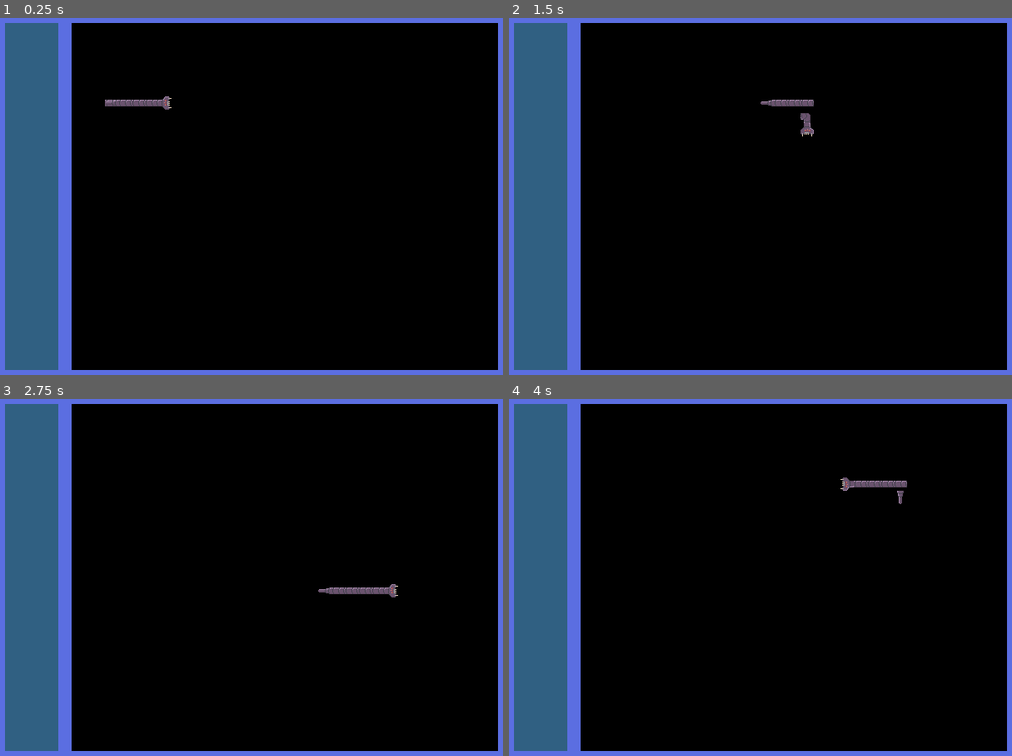
Above: before the commit, frames 1-4 (two rows, left to right).
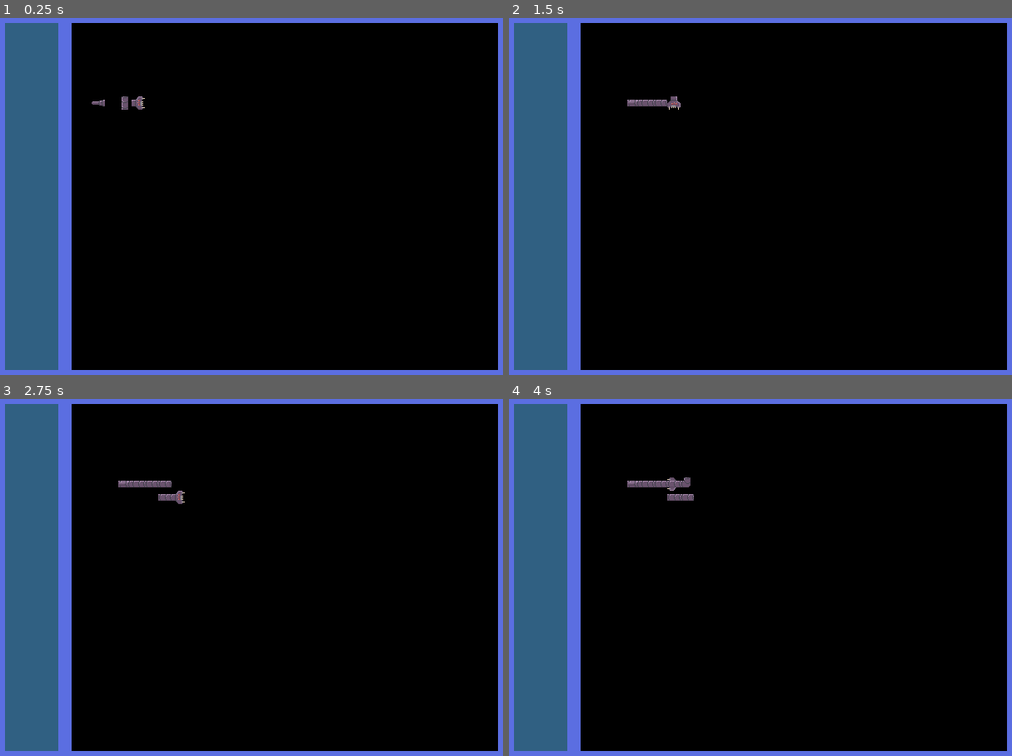
Above: after the commit, the same moments.

Repository: Isaac-Salas/BigMode-GameJam-2025
Game: Godot game, scene res://Scenes/Levels/Snake-Level/node_2d.tscn
Same seed, same stepped clock (60 frames per second), same inputs: the game is played once before the commit and once after it. This scene is started directly instead of the project's main scene.
Inputs:
- Up to frame 1 (0.25 s): no input
- Up to frame 2 (1.5 s): hold Right (ui_right) 0.53-1.28 s; hold Down (ui_down) from 1.28 s (still down)
- Up to frame 3 (2.75 s): release Down (ui_down) at 2.03 s; hold Right (ui_right) from 2.03 s (still down)
- Up to frame 4 (4 s): release Right (ui_right) at 2.78 s; hold Up (ui_up) 2.78-3.53 s; hold Left (ui_left) from 3.53 s (still down)

The runs differ from the first frame. In frame 1, 0.3% of the frame differs, in the area x 18-35%, y 21-26%; in frame 2, 0.5%; in frame 3, 0.6%; in frame 4, 0.7%, in the area x 23-80%, y 21-30%.

Commit message:
Snakedone!!!

Diff:
--- a/Scenes/Levels/Snake-Level/Segment/segment.tscn
+++ b/Scenes/Levels/Snake-Level/Segment/segment.tscn
@@ -37,13 +37,13 @@
 atlas = ExtResource("2_x7k8y")
 region = Rect2(0, 16, 16, 16)
 
-[sub_resource type="AtlasTexture" id="AtlasTexture_mnlvb"]
+[sub_resource type="AtlasTexture" id="AtlasTexture_eadvq"]
 atlas = ExtResource("2_x7k8y")
-region = Rect2(48, 0, 16, 16)
+region = Rect2(32, 48, 16, 16)
 
-[sub_resource type="AtlasTexture" id="AtlasTexture_0xspk"]
+[sub_resource type="AtlasTexture" id="AtlasTexture_x7apw"]
 atlas = ExtResource("2_x7k8y")
-region = Rect2(0, 0, 16, 16)
+region = Rect2(48, 48, 16, 16)
 
 [sub_resource type="SpriteFrames" id="SpriteFrames_xobmn"]
 animations = [{
@@ -51,7 +51,7 @@
 "duration": 1.0,
 "texture": SubResource("AtlasTexture_xgg13")
 }],
-"loop": true,
+"loop": false,
 "name": &"Eat",
 "speed": 5.0
 }, {
@@ -59,7 +59,7 @@
 "duration": 1.0,
 "texture": SubResource("AtlasTexture_786rf")
 }],
-"loop": true,
+"loop": false,
 "name": &"Eat-turn",
 "speed": 5.0
 }, {
@@ -67,7 +67,7 @@
 "duration": 1.0,
 "texture": SubResource("AtlasTexture_u6udy")
 }],
-"loop": true,
+"loop": false,
 "name": &"Idle_down",
 "speed": 5.0
 }, {
@@ -75,7 +75,7 @@
 "duration": 1.0,
 "texture": SubResource("AtlasTexture_gqftv")
 }],
-"loop": true,
+"loop": false,
 "name": &"Idle_left",
 "speed": 5.0
 }, {
@@ -83,7 +83,7 @@
 "duration": 1.0,
 "texture": SubResource("AtlasTexture_jhmvs")
 }],
-"loop": true,
+"loop": false,
 "name": &"Idle_right",
 "speed": 5.0
 }, {
@@ -91,7 +91,7 @@
 "duration": 1.0,
 "texture": SubResource("AtlasTexture_uw5yx")
 }],
-"loop": true,
+"loop": false,
 "name": &"Idle_up",
 "speed": 5.0
 }, {
@@ -99,7 +99,7 @@
 "duration": 1.0,
 "texture": SubResource("AtlasTexture_jjvo8")
 }],
-"loop": true,
+"loop": false,
 "name": &"Turn_Down_left",
 "speed": 5.0
 }, {
@@ -107,30 +107,30 @@
 "duration": 1.0,
 "texture": SubResource("AtlasTexture_bdej3")
 }],
-"loop": true,
+"loop": false,
 "name": &"Turn_Down_right",
 "speed": 5.0
 }, {
 "frames": [{
 "duration": 1.0,
-"texture": SubResource("AtlasTexture_mnlvb")
+"texture": SubResource("AtlasTexture_eadvq")
 }],
-"loop": true,
+"loop": false,
 "name": &"Turn_Up_left",
 "speed": 5.0
 }, {
 "frames": [{
 "duration": 1.0,
-"texture": SubResource("AtlasTexture_0xspk")
+"texture": SubResource("AtlasTexture_x7apw")
 }],
-"loop": true,
+"loop": false,
 "name": &"Turn_Up_right",
 "speed": 5.0
 }]
 
 [node name="Segment" type="AnimatedSprite2D"]
 sprite_frames = SubResource("SpriteFrames_xobmn")
-animation = &"Turn_Down_right"
+animation = &"Idle_up"
 script = ExtResource("2_1m6uv")
 
 [node name="Timer" type="Timer" parent="."]
--- a/Scenes/Levels/Snake-Level/Snake/snake.tscn
+++ b/Scenes/Levels/Snake-Level/Snake/snake.tscn
@@ -50,29 +50,13 @@
 frame_progress = 0.472859
 
 [node name="Segment" parent="." instance=ExtResource("2_ud2qt")]
-animation = &"Idle_left"
-
-[node name="Segment2" parent="." instance=ExtResource("2_ud2qt")]
-position = Vector2(-16, 0)
-animation = &"Idle_left"
-index = 1
-
-[node name="Segment3" parent="." instance=ExtResource("2_ud2qt")]
-position = Vector2(-16, 0)
-animation = &"Idle_left"
-index = 2
-
-[node name="Segment4" parent="." instance=ExtResource("2_ud2qt")]
-position = Vector2(-16, 0)
-animation = &"Idle_left"
-index = 3
 
 [node name="Tail" type="AnimatedSprite2D" parent="." groups=["Tail"]]
 position = Vector2(-32, 0)
 sprite_frames = SubResource("SpriteFrames_kh7h1")
 
 [node name="Timer" type="Timer" parent="."]
-wait_time = 0.1
+wait_time = 0.6
 autostart = true
 
 [connection signal="timeout" from="Timer" to="." method="_on_timer_timeout"]
--- a/Scenes/Levels/Snake-Level/node_2d.tscn
+++ b/Scenes/Levels/Snake-Level/node_2d.tscn
@@ -1,7 +1,8 @@
-[gd_scene load_steps=3 format=3 uid="uid://ctj7o5n7a3eo3"]
+[gd_scene load_steps=4 format=3 uid="uid://ctj7o5n7a3eo3"]
 
 [ext_resource type="Texture2D" uid="uid://uyk2lxb3ac1t" path="res://Assets/Backgrounds/Snake/Jellytext.png" id="1_0d2j8"]
 [ext_resource type="PackedScene" uid="uid://btrdct8207ogu" path="res://Scenes/Levels/Snake-Level/Snake/snake.tscn" id="2_5b5ta"]
+[ext_resource type="Script" path="res://Scripts/SnakeLevel/HUD.gd" id="3_e2cg3"]
 
 [node name="Tablero" type="Node2D"]
 
@@ -11,3 +12,15 @@
 
 [node name="Snake" parent="." instance=ExtResource("2_5b5ta")]
 position = Vector2(160, 128)
+
+[node name="HUD" type="Control" parent="."]
+layout_mode = 3
+anchors_preset = 0
+offset_right = 40.0
+offset_bottom = 40.0
+script = ExtResource("3_e2cg3")
+
+[node name="Label" type="Label" parent="HUD"]
+layout_mode = 0
+offset_right = 40.0
+offset_bottom = 23.0
--- /dev/null
+++ b/Scripts/SnakeLevel/HUD.gd
@@ -0,0 +1,11 @@
+extends Control
+
+
+# Called when the node enters the scene tree for the first time.
+func _ready():
+	pass # Replace with function body.
+
+
+# Called every frame. 'delta' is the elapsed time since the previous frame.
+func _process(delta):
+	pass
--- a/Scripts/SnakeLevel/snake.gd
+++ b/Scripts/SnakeLevel/snake.gd
@@ -11,6 +11,10 @@
 @onready var prevsegment
 @onready var selectedpiece : int = 1
 @onready var starturning: bool = false
+@onready var comparison
+@onready var segments
+@onready var score
+const SEGMENT = preload("res://Scenes/Levels/Snake-Level/Segment/segment.tscn")
 # Called when the node enters the scene tree for the first time.
 func _ready():
 	for i in self.get_children():
@@ -18,7 +22,11 @@
 	#print(pieces)
 	currentdir =  Vector2(1,0)
 	snakesize = pieces.size()
+	segments = pieces[selectedpiece]
+	score = snakesize - 3
+	comparison = head.position - previoushead
 
+	add_segment(segment, 10)
 
 # Called every frame. 'delta' is the elapsed time since the previous frame.
 func _process(delta):
@@ -50,55 +58,67 @@
 
 
 func _on_timer_timeout():
-	var comparison = head.position - previoushead
+	comparison = head.position - previoushead
+	segments = pieces[selectedpiece]
 	print(comparison,currentdir)
-
+	print(segments)
 	#print(starturning)
 	match starturning:
 		true:
-			var segment = pieces[selectedpiece]
+
 			match currentdir:
 				Vector2(-1,0):
 					pass
 				Vector2(1,0):
 					pass
 				Vector2(0,-1): #Arriba
-					if comparison.x < 0:
-						segment.play("Turn_Down_right")
-					elif comparison.x > 0:
-						segment.play("Turn_Down_left")
+					if comparison.x < 0: #Arriba moviendose a la Izq
+						segments = pieces[1]
+						segments.play("Turn_Up_left")
+					elif comparison.x > 0: #Arriba moviendose a la der
+						segments = pieces[1]
+						segments.play("Turn_Up_right")
+					elif comparison.x == 0:
+						if selectedpiece > 1:
+							var modsegment = pieces[selectedpiece-1]
+							modsegment.stop()
+							modsegment.play("Idle_up")
+							print("Cambiando para arriba")
 
 
 				Vector2(0,1): #Abajo
 					if comparison.x < 0:
-						segment.play("Turn_Up_right")
+						#segment.play("Turn_Up_right")
+						pass
 					elif comparison.x > 0:
-						segment.play("Turn_Up_left")
+						pass
+						#segment.play("Turn_Up_left")
 
-			if selectedpiece < snakesize - 3 :
-				if snakesize-3 == 1:
+			if selectedpiece < score :
+				if score == 1:
 					starturning = false
 				else:
 					selectedpiece +=1
 			else:
+				selectedpiece = 1
 				starturning = false
-				selectedpiece = 1
+
 
 		false:
-			#match currentdir:
-				#Vector2(-1,0):
-					#segment.play("Idle_right")
-				#Vector2(1,0):
-					#segment.play("Idle_left")
-				#Vector2(0,-1): #Abajo
-					#segment.play("Idle_down")
-				#Vector2(0,1): #Arriba
-					#segment.play("Idle_up")
-
 
 			for i in pieces:
 				if i is SegmentSnake:
-					i.play("Idle_right")
+					i.stop()
+					match currentdir:
+						Vector2(-1,0):
+							i.play("Idle_left")
+						Vector2(1,0):
+							i.play("Idle_right")
+						Vector2(0,-1): #Arriba
+							i.play("Idle_up")
+						Vector2(0,1):
+							i.play("Idle_down")
+
 				elif i.is_in_group("Tail"):
 					i.rotation_degrees = head.rotation_degrees
 
@@ -131,3 +151,17 @@
 		if i.is_in_group("Tail"):
 			tail.position = prevsegment.previouspos
 			#print(tail.position)
+
+func add_segment(sibling : Node2D, num_pieces : int) :
+	for num in num_pieces:
+		score += 1
+		var newsegment : SegmentSnake = SEGMENT.instantiate()
+		newsegment.index = score-1
+		sibling.add_sibling(newsegment)
+
+	#Aqui refrescame el ass
+	pieces = []
+	for i in self.get_children():
+		pieces.append(i)
+	snakesize = pieces.size()
+	segments = pieces[selectedpiece]
Binary file changed: Assets/Sprites/SnakeLevel/Allturns.aseprite
Binary file changed: Assets/Sprites/SnakeLevel/Allturns.png
